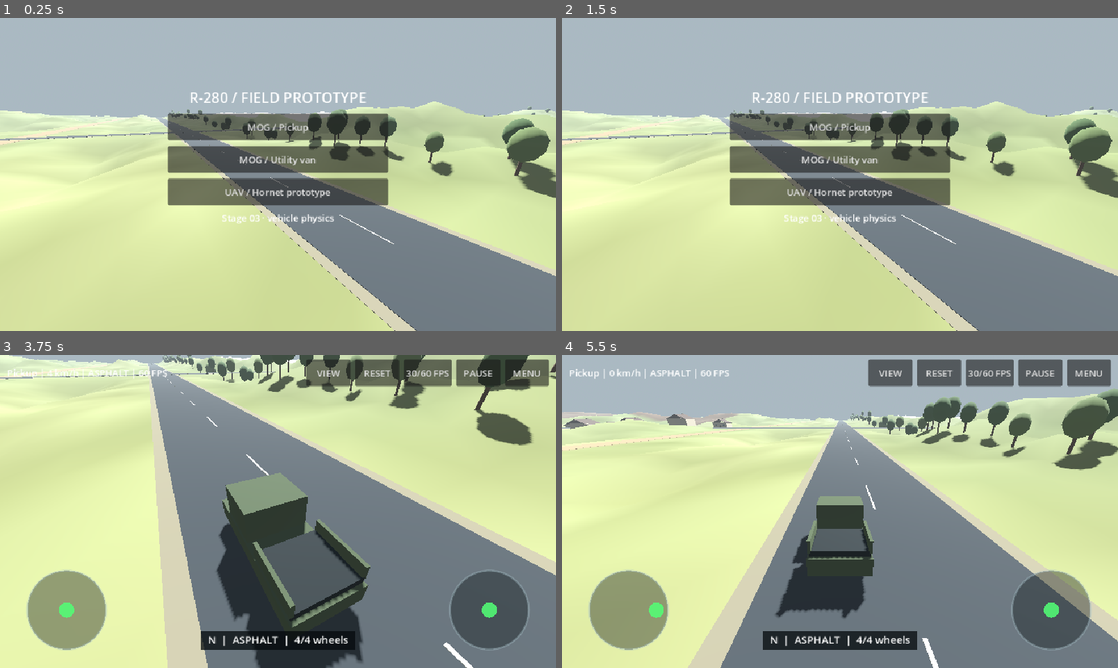
Above: before the commit, frames 1-4 (two rows, left to right).
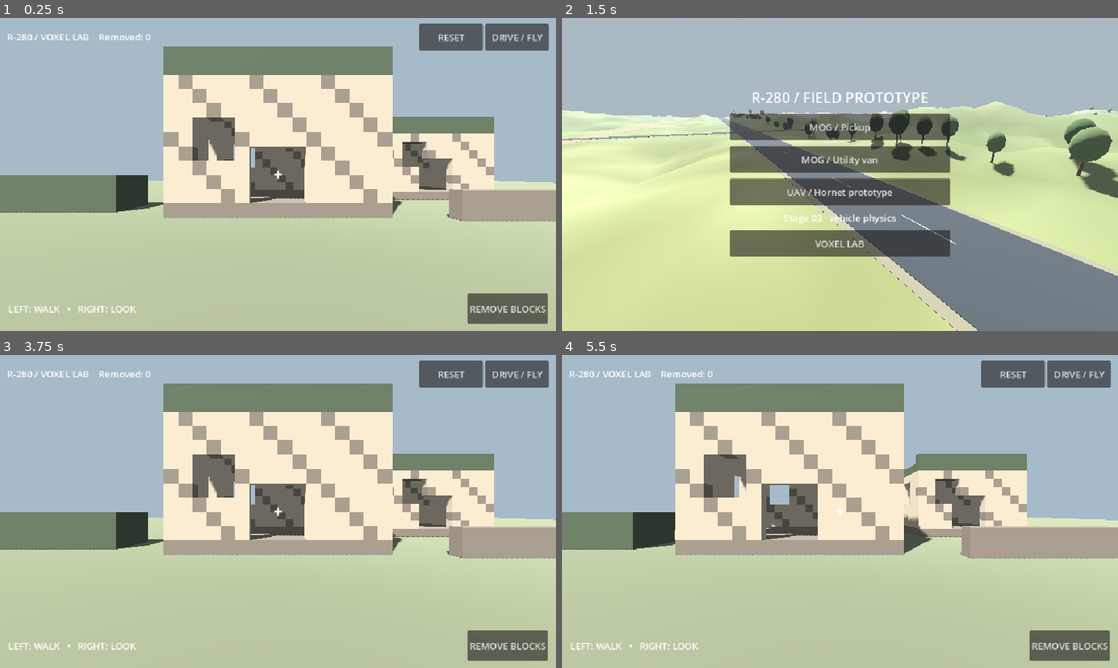
Above: after the commit, the same moments.

Repository: nazar593/R-280
Game: Godot game, scene res://sandbox.tscn
The game is run twice, just before and just after one commit, with the same random seed, the same clock (stepped at 60 frames per second) and the same inputs. Before the commit the project starts from res://main.tscn.
Inputs (mouse positions are in pixels of both pictures, inside the frame that each line leads up to):
- Up to frame 1 (0.25 s): no input
- Up to frame 2 (1.5 s): click (1012, 36) at 0.5 s, where only the run after the commit has a clickable "RESET"; click (1079, 36) at 1.25 s, where only the run after the commit has a clickable "DRIVE / FLY"
- Up to frame 3 (3.75 s): click (278, 580) at 2 s, where only the run after the commit has a clickable "VOXEL LAB"; click (505, 646) at 2.75 s, where only the run after the commit has a clickable "REMOVE BLOCKS"; click (278, 464) at 3.5 s, where only the run before the commit has a clickable "MOG / Pickup"
- Up to frame 4 (5.5 s): click "RESET" at 4.25 s; tap Enter at 5 s; move the mouse to (962, 495) at 5.02 s; hold D from 5.03 s (still down); tap F at 5.1 s; click (962, 495) at 5.17 s; tap Space at 5.27 s; tap R at 5.3 s

The runs differ from the first frame. In frame 1, 67% of the frame differs, in the area x 0-100%, y 1-100%; in frame 2, 3.3%; in frame 3, 97%, in the area x 0-100%, y 0-100%; in frame 4, 86%.

Commit message:
Voxel sandbox 01: first-person destructible training yard

Diff:
--- a/GodotProject/main.gd
+++ b/GodotProject/main.gd
@@ -183,6 +183,7 @@
 	note.text = "Stage 03 · vehicle physics"
 	note.horizontal_alignment = HORIZONTAL_ALIGNMENT_CENTER
 	menu.add_child(note)
+	add_button(menu,"VOXEL LAB",func(): get_tree().change_scene_to_file("res://sandbox.tscn"))
 	panel = HBoxContainer.new()
 	root.add_child(panel)
 	panel.set_anchors_and_offsets_preset(Control.PRESET_TOP_WIDE)
--- a/GodotProject/project.godot
+++ b/GodotProject/project.godot
@@ -2,7 +2,7 @@
 
 [application]
 config/name="R-280"
-run/main_scene="res://main.tscn"
+run/main_scene="res://sandbox.tscn"
 config/features=PackedStringArray("4.5", "GL Compatibility")
 
 [display]
--- /dev/null
+++ b/GodotProject/sandbox.gd
@@ -0,0 +1,346 @@
+extends Node3D
+
+const CELL := 0.5
+const MAX_DEBRIS := 48
+var grid: GridMap
+var player: CharacterBody3D
+var camera: Camera3D
+var debris: Array[RigidBody3D]=[]
+var original: Dictionary={}
+var removed := 0
+var pending := false
+var reset_pending := false
+var movement := Vector2.ZERO
+var move_id := -1
+var look_id := -1
+var move_origin := Vector2.ZERO
+var pitch := 0.0
+var status: Label
+var palette: Array[Color]=[Color("#b1a28b"),Color("#776d60"),Color("#4d5844"),Color("#69503b"),Color("#aeb4b1")]
+var rng := RandomNumberGenerator.new()
+
+func _ready() -> void:
+	Engine.max_fps=30
+	rng.seed=280
+	make_world()
+	make_player()
+	make_ui()
+	if "--voxel-test" in OS.get_cmdline_user_args():
+		call_deferred("smoke_test")
+	elif "--voxel-previews" in OS.get_cmdline_user_args():
+		call_deferred("previews")
+
+func material(c: Color) -> StandardMaterial3D:
+	var m := StandardMaterial3D.new()
+	m.albedo_color=c
+	m.roughness=0.9
+	return m
+
+func make_world() -> void:
+	var ground := StaticBody3D.new()
+	add_child(ground)
+	ground.position=Vector3(0,-0.3,0)
+	var mesh := MeshInstance3D.new()
+	var floor_mesh := BoxMesh.new()
+	floor_mesh.size=Vector3(100,0.6,100)
+	mesh.mesh=floor_mesh
+	mesh.material_override=material(Color("#777d62"))
+	ground.add_child(mesh)
+	var col := CollisionShape3D.new()
+	var shape := BoxShape3D.new()
+	shape.size=floor_mesh.size
+	col.shape=shape
+	ground.add_child(col)
+	var sun := DirectionalLight3D.new()
+	add_child(sun)
+	sun.rotation_degrees=Vector3(-48,-35,0)
+	sun.shadow_enabled=true
+	sun.light_energy=1.1
+	var env := Environment.new()
+	env.background_mode=Environment.BG_COLOR
+	env.background_color=Color("#a6bbc9")
+	env.ambient_light_source=Environment.AMBIENT_SOURCE_COLOR
+	env.ambient_light_color=Color("#b9c3d0")
+	env.ambient_light_energy=0.7
+	var we := WorldEnvironment.new()
+	we.environment=env
+	add_child(we)
+	grid=GridMap.new()
+	grid.cell_size=Vector3.ONE*CELL
+	grid.cell_octant_size=8
+	var library := MeshLibrary.new()
+	for i in range(palette.size()):
+		library.create_item(i)
+		library.set_item_name(i,"Material "+str(i))
+		var cube := BoxMesh.new()
+		cube.size=Vector3.ONE*CELL
+		cube.material=material(palette[i])
+		library.set_item_mesh(i,cube)
+		var cube_shape := BoxShape3D.new()
+		cube_shape.size=Vector3.ONE*CELL
+		library.set_item_shapes(i,[cube_shape,Transform3D.IDENTITY])
+	grid.mesh_library=library
+	add_child(grid)
+	# Small fictional training-yard buildings with hollow interiors.
+	build_shed(Vector3i(-8,0,-25),16,10,13)
+	build_shed(Vector3i(13,0,-32),13,8,10)
+	for x in range(-23,-13):
+		for y in range(3):
+			for z in range(-18,-14):
+				put(Vector3i(x,y,z),2)
+	for x in range(12,22):
+		for y in range(2):
+			put(Vector3i(x,y,-12),1)
+	for x in range(-28,-24):
+		for y in range(3):
+			for z in range(-32,-28):
+				put(Vector3i(x,y,z),3)
+	status_update()
+
+func put(cell: Vector3i,item: int) -> void:
+	grid.set_cell_item(cell,item)
+	original[cell]=item
+
+func build_shed(o: Vector3i,w: int,h: int,d: int) -> void:
+	for x in range(w):
+		for z in range(d):
+			put(o+Vector3i(x,0,z),1)
+			put(o+Vector3i(x,h,z),2)
+	for y in range(1,h):
+		for x in range(w):
+			for z in [0,d-1]:
+				if z==d-1 and x>=w/2-2 and x<=w/2+1 and y<5:
+					continue
+				if y>=4 and y<=6 and x>=2 and x<=4:
+					continue
+				put(o+Vector3i(x,y,z),0 if (x+y)%5!=0 else 1)
+		for z in range(1,d-1):
+			for x in [0,w-1]:
+				if y>=4 and y<=6 and z>=4 and z<=6:
+					continue
+				put(o+Vector3i(x,y,z),0)
+	for x in range(w):
+		put(o+Vector3i(x,h+1,0),2)
+		put(o+Vector3i(x,h+1,d-1),2)
+
+func make_player() -> void:
+	player=CharacterBody3D.new()
+	player.collision_layer=2
+	player.collision_mask=1
+	add_child(player)
+	player.position=Vector3(0,1.1,1)
+	var col := CollisionShape3D.new()
+	var capsule := CapsuleShape3D.new()
+	capsule.radius=0.33
+	capsule.height=1.75
+	col.shape=capsule
+	player.add_child(col)
+	camera=Camera3D.new()
+	player.add_child(camera)
+	camera.position.y=0.64
+	camera.current=true
+	camera.far=160
+	camera.fov=76
+
+func make_ui() -> void:
+	var layer := CanvasLayer.new()
+	add_child(layer)
+	var root := Control.new()
+	layer.add_child(root)
+	root.set_anchors_and_offsets_preset(Control.PRESET_FULL_RECT)
+	root.mouse_filter=Control.MOUSE_FILTER_IGNORE
+	var top := HBoxContainer.new()
+	root.add_child(top)
+	top.set_anchors_and_offsets_preset(Control.PRESET_TOP_WIDE)
+	top.offset_left=12
+	top.offset_right=-12
+	top.offset_top=10
+	status=Label.new()
+	status.size_flags_horizontal=Control.SIZE_EXPAND_FILL
+	top.add_child(status)
+	button(top,"RESET",func(): reset_pending=true)
+	button(top,"DRIVE / FLY",func(): get_tree().change_scene_to_file("res://main.tscn"))
+	var aim := Label.new()
+	aim.text="+"
+	aim.add_theme_font_size_override("font_size",28)
+	aim.horizontal_alignment=HORIZONTAL_ALIGNMENT_CENTER
+	aim.vertical_alignment=VERTICAL_ALIGNMENT_CENTER
+	root.add_child(aim)
+	aim.set_anchors_and_offsets_preset(Control.PRESET_CENTER)
+	aim.mouse_filter=Control.MOUSE_FILTER_IGNORE
+	var bottom := HBoxContainer.new()
+	root.add_child(bottom)
+	bottom.set_anchors_and_offsets_preset(Control.PRESET_BOTTOM_WIDE)
+	bottom.offset_left=14
+	bottom.offset_right=-14
+	bottom.offset_top=-65
+	bottom.offset_bottom=-12
+	var hint := Label.new()
+	hint.text="LEFT: WALK   •   RIGHT: LOOK"
+	hint.size_flags_horizontal=Control.SIZE_EXPAND_FILL
+	bottom.add_child(hint)
+	button(bottom,"REMOVE BLOCKS",func(): pending=true)
+	status_update()
+
+func button(parent: Control,label: String,cb: Callable) -> void:
+	var b := Button.new()
+	b.text=label
+	b.custom_minimum_size=Vector2(110,46)
+	b.focus_mode=Control.FOCUS_NONE
+	parent.add_child(b)
+	b.pressed.connect(cb)
+
+func status_update() -> void:
+	if is_instance_valid(status):
+		status.text="R-280 / VOXEL LAB    Removed: %d" % removed
+
+func _unhandled_input(event: InputEvent) -> void:
+	if event is InputEventScreenTouch:
+		var s := get_viewport().get_visible_rect().size
+		if event.pressed and event.position.y>s.y*0.13:
+			if event.position.x<s.x*0.5 and move_id==-1:
+				move_id=event.index
+				move_origin=event.position
+			elif look_id==-1:
+				look_id=event.index
+		elif not event.pressed:
+			if event.index==move_id:
+				move_id=-1
+				movement=Vector2.ZERO
+			if event.index==look_id:
+				look_id=-1
+	elif event is InputEventScreenDrag:
+		if event.index==move_id:
+			movement=((event.position-move_origin)/75.0).limit_length()
+		if event.index==look_id:
+			turn(event.relative)
+	elif event is InputEventMouseMotion and Input.is_mouse_button_pressed(MOUSE_BUTTON_RIGHT):
+		turn(event.relative)
+	elif event is InputEventKey and event.pressed and not event.echo:
+		if event.physical_keycode==KEY_F:
+			pending=true
+		if event.physical_keycode==KEY_R:
+			reset_pending=true
+
+func turn(delta: Vector2) -> void:
+	player.rotation.y-=delta.x*0.004
+	pitch=clampf(pitch-delta.y*0.004,-1.25,1.25)
+	camera.rotation.x=pitch
+
+func _physics_process(dt: float) -> void:
+	var move := movement
+	if not OS.has_feature("mobile"):
+		move+=Vector2(float(Input.is_physical_key_pressed(KEY_D))-float(Input.is_physical_key_pressed(KEY_A)),float(Input.is_physical_key_pressed(KEY_S))-float(Input.is_physical_key_pressed(KEY_W)))
+	move=move.limit_length()
+	var direction := player.transform.basis*Vector3(move.x,0,move.y)
+	player.velocity.x=move_toward(player.velocity.x,direction.x*5,dt*24)
+	player.velocity.z=move_toward(player.velocity.z,direction.z*5,dt*24)
+	if not player.is_on_floor():
+		player.velocity.y-=9.8*dt
+	else:
+		player.velocity.y=-0.2
+	player.move_and_slide()
+	if pending:
+		pending=false
+		remove_at_crosshair()
+	if reset_pending:
+		reset_pending=false
+		reset_world()
+	if player.position.y < -5 or absf(player.position.x)>48 or absf(player.position.z)>48:
+		player.position=Vector3(0,1.1,1)
+		player.velocity=Vector3.ZERO
+
+func remove_at_crosshair() -> void:
+	var start := camera.global_position
+	var query := PhysicsRayQueryParameters3D.create(start,start-camera.global_transform.basis.z*12.0,1)
+	query.exclude=[player.get_rid()]
+	var hit := get_world_3d().direct_space_state.intersect_ray(query)
+	if hit.is_empty() or hit.get("collider")!=grid:
+		return
+	var point: Vector3=hit["position"]
+	var normal: Vector3=hit["normal"]
+	var cell := grid.local_to_map(grid.to_local(point-normal*0.06))
+	erase_patch(cell)
+
+func erase_patch(center: Vector3i) -> void:
+	# A fictional editor-like eraser, not a real weapon or structural damage model.
+	for x in range(-1,2):
+		for y in range(-1,2):
+			for z in range(-1,2):
+				var cell := center+Vector3i(x,y,z)
+				var item := grid.get_cell_item(cell)
+				if item<0:
+					continue
+				grid.set_cell_item(cell,-1)
+				removed+=1
+				if debris.size()<MAX_DEBRIS:
+					spawn_debris(grid.to_global(grid.map_to_local(cell)),item)
+	status_update()
+
+func spawn_debris(pos: Vector3,item: int) -> void:
+	var b := RigidBody3D.new()
+	b.mass=0.8
+	b.collision_layer=4
+	b.collision_mask=1|4
+	b.linear_damp=0.4
+	b.angular_damp=0.8
+	var vis := MeshInstance3D.new()
+	var cube := BoxMesh.new()
+	cube.size=Vector3.ONE*CELL*0.78
+	vis.mesh=cube
+	vis.material_override=material(palette[item])
+	b.add_child(vis)
+	var col := CollisionShape3D.new()
+	var shape := BoxShape3D.new()
+	shape.size=cube.size
+	col.shape=shape
+	b.add_child(col)
+	add_child(b)
+	b.position=pos
+	b.linear_velocity=Vector3(rng.randf_range(-0.9,0.9),rng.randf_range(0.2,1.0),rng.randf_range(-0.9,0.9))
+	debris.append(b)
+	get_tree().create_timer(10).timeout.connect(func():
+		if is_instance_valid(b):
+			debris.erase(b)
+			b.queue_free())
+
+func reset_world() -> void:
+	for cell in original:
+		grid.set_cell_item(cell,original[cell])
+	for b in debris:
+		if is_instance_valid(b):
+			b.queue_free()
+	debris.clear()
+	removed=0
+	status_update()
+
+func smoke_test() -> void:
+	await get_tree().physics_frame
+	var before := grid.get_used_cells().size()
+	erase_patch(Vector3i(0,3,-13))
+	await get_tree().physics_frame
+	if removed<=0 or grid.get_used_cells().size()>=before or debris.is_empty():
+		push_error("Voxel removal test failed")
+		get_tree().quit(1)
+		return
+	reset_world()
+	if grid.get_used_cells().size()!=before:
+		push_error("Voxel restore test failed")
+		get_tree().quit(1)
+		return
+	print("R280 voxel removal and restore smoke test complete")
+	get_tree().quit()
+
+func previews() -> void:
+	var folder := ProjectSettings.globalize_path("res://build/previews")
+	DirAccess.make_dir_recursive_absolute(folder)
+	player.position=Vector3(-2,1.1,1)
+	await get_tree().create_timer(1).timeout
+	await RenderingServer.frame_post_draw
+	get_viewport().get_texture().get_image().save_png(folder.path_join("voxel-before.png"))
+	erase_patch(Vector3i(-4,3,-13))
+	erase_patch(Vector3i(-3,5,-13))
+	await get_tree().create_timer(0.65).timeout
+	await RenderingServer.frame_post_draw
+	get_viewport().get_texture().get_image().save_png(folder.path_join("voxel-after.png"))
+	get_tree().quit()
--- /dev/null
+++ b/GodotProject/sandbox.tscn
@@ -0,0 +1,4 @@
+[gd_scene load_steps=2 format=3]
+[ext_resource type="Script" path="res://sandbox.gd" id="1"]
+[node name="VoxelLab" type="Node3D"]
+script = ExtResource("1")
Not shown, changed: GodotProject/export_presets.cfg
